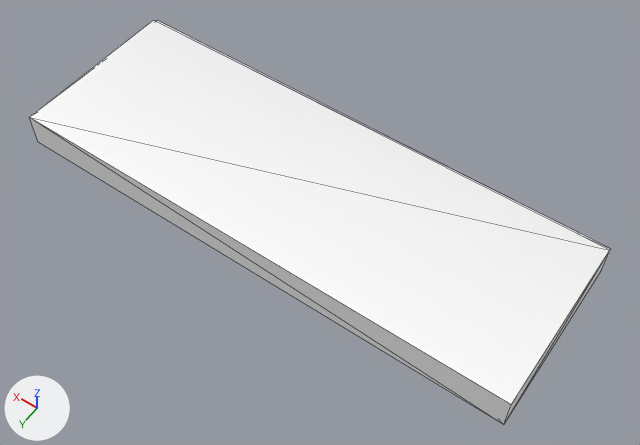
Two versions of the glTF model game/data/meshes/props/Prop_ExteriorBorder_Straight2.gltf, one commit apart.
Before and after are seen from a 50 mm lens placed at (-1.229, 1.271, 2.481), pointed at (-0.1, -0.31, -0.004). Every picture has the same lights, and +X, +Y and +Z are marked at lower left. The older version comes first. Mesh edges are drawn as thin lines. Vertices at exactly the same position are counted once.

Names of what the first picture shows: 'Prop_ExteriorBorder_Straight2'.
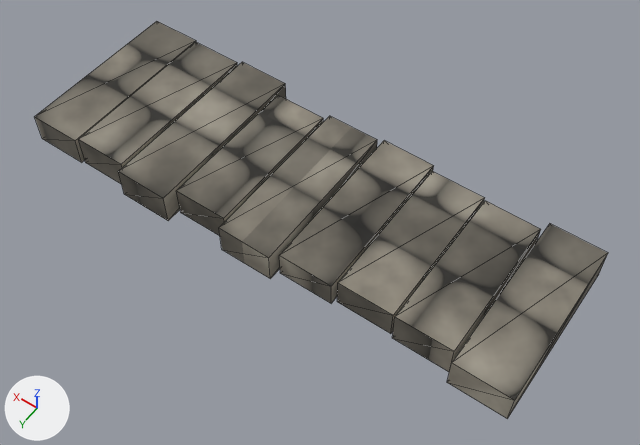
The edits, one by one:
Picture 'T_Decor_Stone_Wall_ORM.png' (img_t_decor_stone_wall_orm_png) is new.
Picture 'T_Decor_Stone_Wall_BaseColor.png' (img_t_decor_stone_wall_basecolor_png) is new.
Picture 'T_Decor_Stone_Wall_Normal.png' (img_t_decor_stone_wall_normal_png) is new.
Material 'MI_Decor_Stone_Wall' (mat_mi_decor_stone_wall) is new.
Uses the picture img_t_decor_stone_wall_basecolor_png.
Uses the picture img_t_decor_stone_wall_normal_png.
Uses the picture img_t_decor_stone_wall_orm_png.
me_cube_005 is used by ob_prop_exteriorborder_straight2; location (0.0, 0.0, 0.0).
me_cube_005 had 10 vertices, 16 faces and spanned x -1.0..1.0, y -0.7..0.0, z 0.0..0.13.
me_cube_005 no longer uses material mat_mi_rocktrim (white #ffffff).
me_cube_005 now has 72 vertices, 108 faces and spans x -1.0..1.0, y -0.7..0.0, z 0.0..0.13.
me_cube_005 part 1: a new loose piece, a box spanning x -1.0..-0.79, y -0.67..-0.02, z 0.0..0.12, in mat_mi_decor_stone_wall.
me_cube_005 part 2: a new loose piece, a box spanning x -0.78..-0.56, y -0.63..-0.06, z 0.0..0.13, in mat_mi_decor_stone_wall.
me_cube_005 part 3: a new loose piece, a box spanning x -0.55..-0.34, y -0.66..-0.07, z 0.0..0.11, in mat_mi_decor_stone_wall.
me_cube_005 part 4: a new loose piece, a box spanning x -0.33..-0.12, y -0.69..-0.05, z 0.0..0.1, in mat_mi_decor_stone_wall.
me_cube_005 part 5: a new loose piece, a box spanning x -0.11..0.11, y -0.66..-0.01, z 0.0..0.12, in mat_mi_decor_stone_wall.
me_cube_005 part 6: a new loose piece, a box spanning x 0.12..0.33, y -0.64..-0.05, z 0.0..0.12, in mat_mi_decor_stone_wall.
me_cube_005 part 7: a new loose piece, a box spanning x 0.34..0.55, y -0.7..0.0, z 0.0..0.13, in mat_mi_decor_stone_wall.
me_cube_005 part 8: a new loose piece, a box spanning x 0.56..0.78, y -0.68..-0.03, z 0.0..0.13, in mat_mi_decor_stone_wall.
Part 9, on me_cube_005:
8 vertices are removed from x -1.0..1.0, y -0.7..0.0, z 0.0..0.13.
16 faces are deleted.
6 vertices are added at (0.79, -0.7, 0.0), (0.79, -0.02, 0.0), (1.0, -0.02, 0.0), (0.79, -0.7, 0.12), (1.0, -0.02, 0.12), (0.79, -0.02, 0.12).
12 new faces join them.
me_cube_005 gains material mat_mi_decor_stone_wall.

Where the change shows, as pixel boxes [x1, y1, x2, y2] in the pictures (640 x 445 px; the box of a moved part takes in the faces that stretch with it):
'Prop_ExteriorBorder_Straight2', reshaped, recoloured
    before: [29, 20, 611, 425]
    after: [35, 21, 608, 419]
part 1 of me_cube_005, added
    after: [447, 224, 608, 419]
part 2 of me_cube_005, added
    after: [392, 201, 541, 372]
part 3 of me_cube_005, added
    after: [337, 171, 485, 334]
part 4 of me_cube_005, added
    after: [279, 141, 434, 303]
part 5 of me_cube_005, added
    after: [219, 116, 377, 279]
part 6 of me_cube_005, added
    after: [177, 95, 323, 236]
part 7 of me_cube_005, added
    after: [118, 62, 286, 221]
part 8 of me_cube_005, added
    after: [79, 42, 237, 184]
part 9 of me_cube_005, moved or reshaped
    before: [29, 20, 611, 425]
    after: [35, 21, 196, 162]
